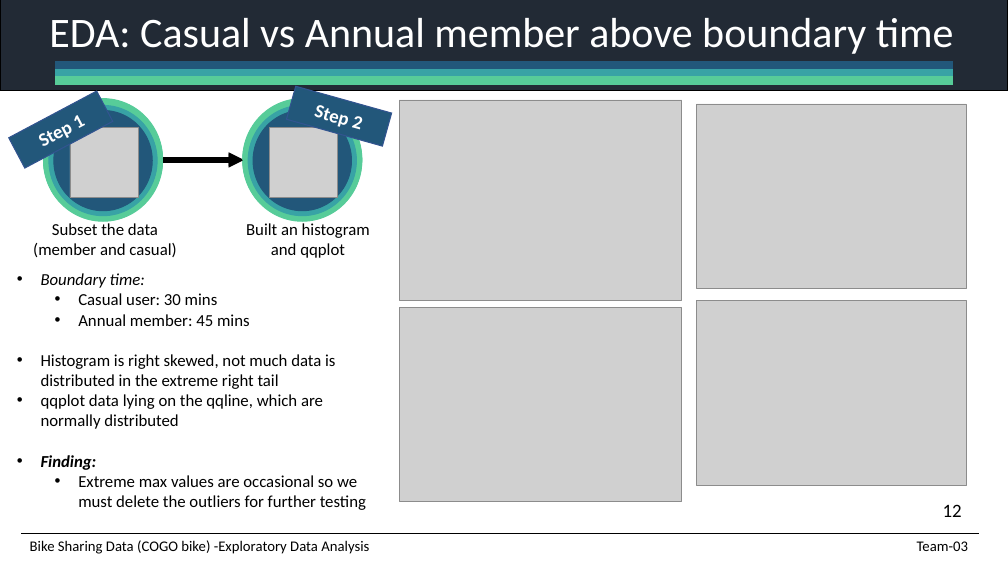
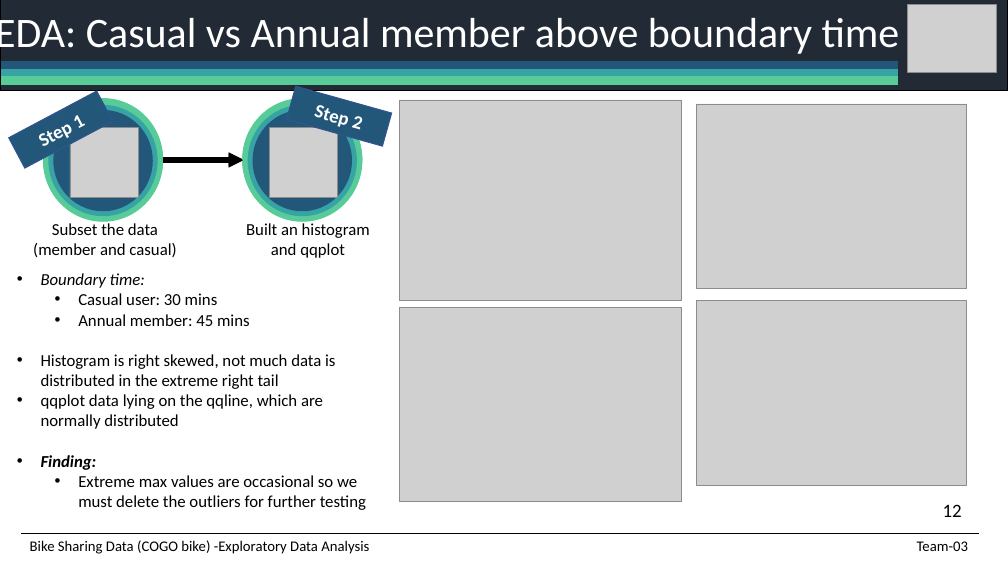
Before and after one commit to Laisouchiu/DATS-6101-Project-1, a slide deck: slide 13 of EDA_Team03_FinalProject.pptx. Drawn at 1008x567 pixels with LibreOffice and Linux fonts; fonts in the diff are those of the drawing; grey boxes stand for pictures. Boxes give left, top, right and bottom in pixels: in the first picture for what was removed or moved away, otherwise in the second. Text is boxed around its words. In the diff, an @@ line names an element or a change of style, - is before the commit and + after.

```diff
--- a/EDA_Team03_FinalProject.pptx
+++ b/EDA_Team03_FinalProject.pptx
@@ picture added at (908, 5, 997, 73) @@
@@ 3 rectangles, 1 text: place and size @@
-3 rectangles, 1 text at (49, 18, 954, 84)
+3 rectangles, 1 text at (0, 12, 900, 84)
```
Also in this commit, not shown: 22 other slides changed, 1 slide added.
